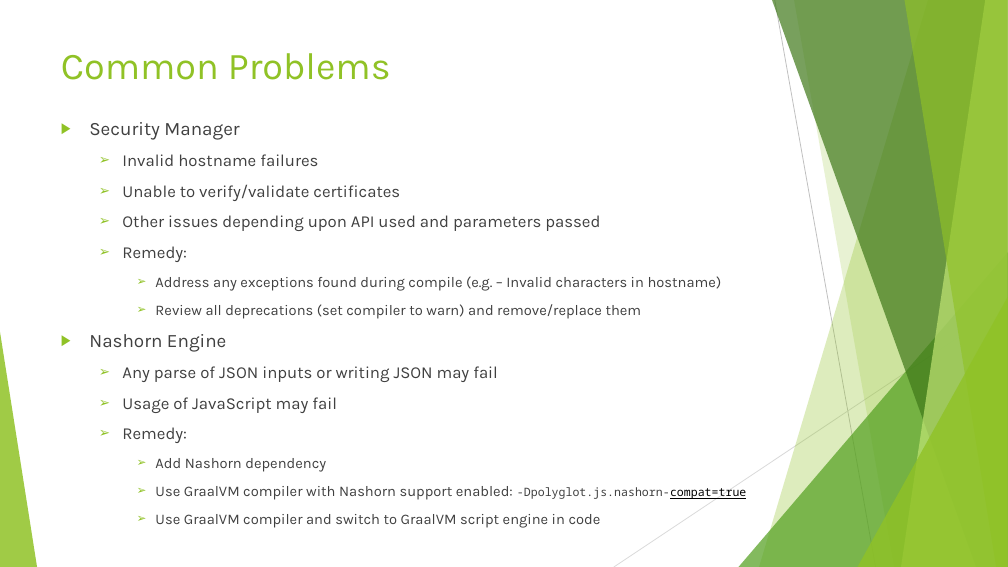
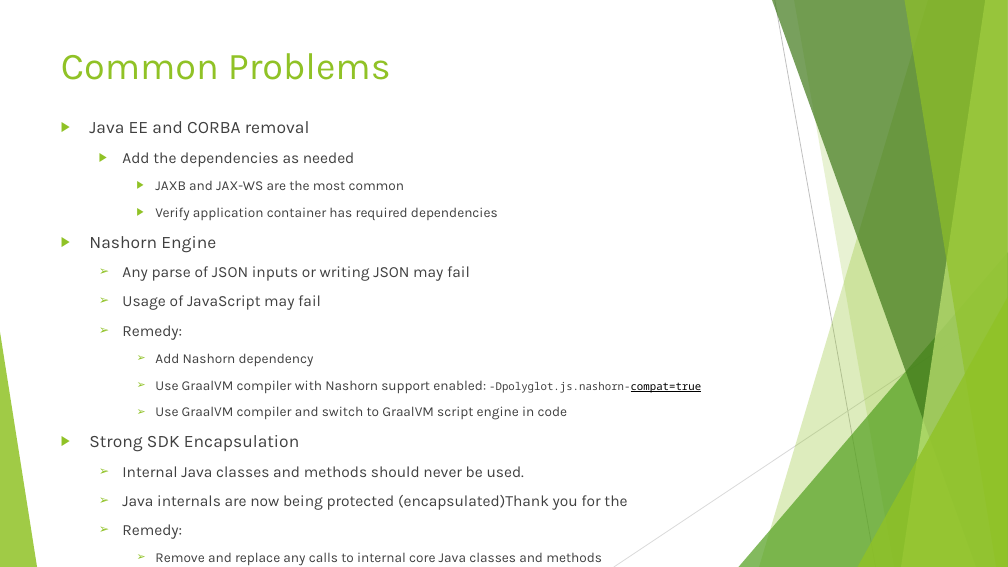
Before and after one commit to Rohan427/Qpid4Graal, a slide deck: slide 20 of doc/reference/Java_17 _Upgrade.pptx. Drawn at 1008x567 pixels with LibreOffice and Linux fonts; fonts in the diff are those of the drawing. Boxes give left, top, right and bottom in pixels: in the first picture for what was removed or moved away, otherwise in the second. Text is boxed around its words. In the diff, an @@ line names an element or a change of style, - is before the commit and + after.

Commit message:
Final version of Java 17 Upgrade PPT

```diff
--- a/doc/reference/Java_17 _Upgrade.pptx
+++ b/doc/reference/Java_17 _Upgrade.pptx
@@ text at bbox=[89, 121, 498, 221]: text changed; size 14 to 12.9 pt @@
-▶ Security Manager
-  ➢ Invalid hostname failures
-  ➢ Unable to verify/validate certificates
-  ➢ Other issues depending upon API used and parameters passed
-  ➢ Remedy:
-    ➢ Address any exceptions found during compile (e.g. – Invalid characters in hostname)
-    ➢ Review all deprecations (set compiler to warn) and remove/replace them
+▶ Java EE and CORBA removal
+  ▶ Add the dependencies as needed
+    ▶ JAXB and JAX-WS are the most common
+    ▶ Verify application container has required dependencies
@@ text at bbox=[89, 236, 701, 420]: size 18 to 16.6 pt in "Nashorn Engine"; size 16 to 14.8 pt in "Any parse of JSON inputs or writing ...", "Usage of JavaScript may fail", "Remedy:"; size 14 to 12.9 pt in "Add Nashorn dependency", "Use GraalVM compiler with Nashorn support enabled:", "Use GraalVM compiler and switch to GraalVM ..."; size 11 to 10.2 pt in "-Dpolyglot.js.nashorn-compat=true" @@
@@ text at bbox=[89, 435, 627, 566]: paragraphs added @@
+▶ Strong SDK Encapsulation
+  ➢ Internal Java classes and methods should never be used.
+  ➢ Java internals are now being protected (encapsulated)Thank you for the
+  ➢ Remedy:
+    ➢ Remove and replace any calls to internal core Java classes and methods
```
Also in this commit, not shown: 7 other slides changed.
